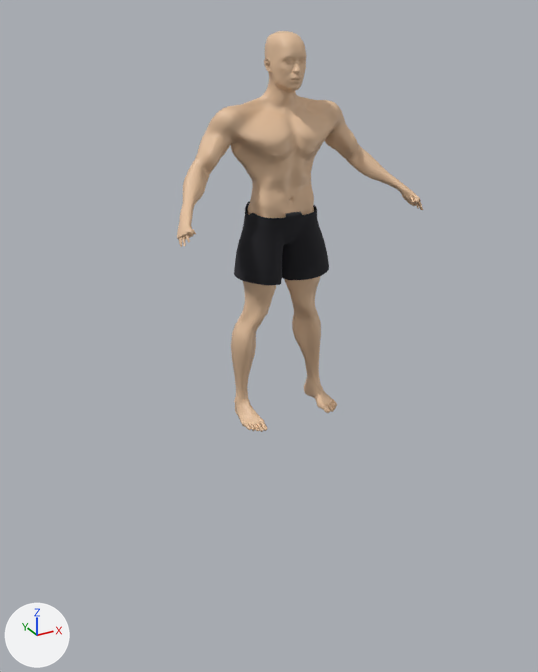
The glTF model ringside.glb, before and after one commit.
Camera for both pictures: a 50 mm camera at (-1.68, -2.98, 1.89) aimed at (-0.03, 0.03, 0.38). Lighting does not change. The marker at lower left points along +X, +Y and +Z. The picture after the commit comes second. Where no turn or scale is listed for an object, it has been applied to the vertices.

Objects in the first picture: 'Body'.
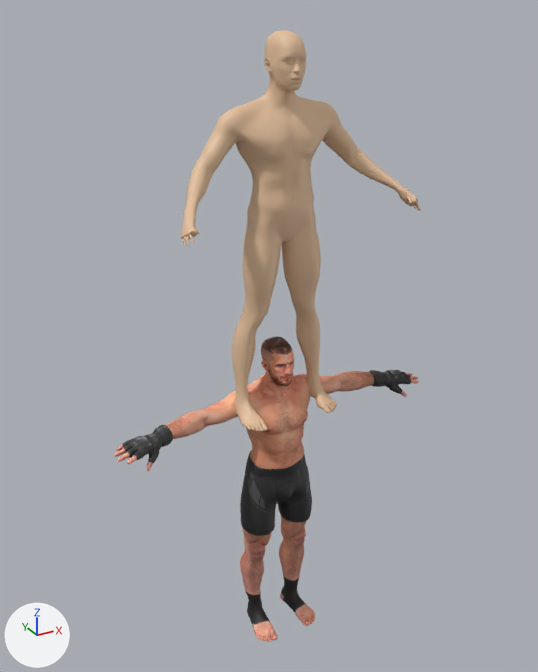
What differs and where, as boxes [x1, y1, x2, y2] in the pictures (538 x 672 px; the box of a moved part takes in the faces that stretch with it):
'Body', reshaped: before [177, 31, 423, 432]; after [181, 30, 421, 432]
'FighterBody', added: after [114, 336, 419, 642]
    faces in mat_skin (picture img_skin): [166, 336, 374, 469]
    faces in mat_legs (picture img_legs): [240, 514, 315, 642]
    faces in mat_shorts (picture img_shorts): [240, 450, 312, 536]
    faces in mat_hands (picture img_hands): [114, 370, 419, 471]
part 1 of me_fighter, moved or reshaped: before [177, 32, 423, 378]; after [181, 31, 421, 377]

Diff of the bpy script that builds the scene:
```diff
--- a/ringside.glb.py
+++ b/ringside.glb.py
@@ img_skin @@
+img_skin = load_image('Skin', '_unpacked/Skin', 1024, 1024, 'sRGB')
@@ img_legs @@
+img_legs = load_image('Legs', '_unpacked/Legs', 1024, 1024, 'sRGB')
@@ img_hands @@
+img_hands = load_image('Hands', '_unpacked/Hands', 1024, 1024, 'sRGB')
@@ mat_skin @@
 mat_skin = principled_material('Skin')
-mat_skin.base_color = (0.78, 0.53, 0.34)  # beige #e5c09e
+mat_skin.texture = img_skin
+mat_skin.roughness = 0.6
@@ mat_skin_001 @@
+mat_skin_001 = principled_material('Skin.001')
+mat_skin_001.base_color = (0.78, 0.53, 0.34)  # beige #e5c09e
@@ mat_legs @@
+mat_legs = principled_material('Legs')
+mat_legs.texture = img_legs
+mat_legs.roughness = 0.6
@@ mat_hands @@
+mat_hands = principled_material('Hands')
+mat_hands.texture = img_hands
+mat_hands.roughness = 0.6
@@ me_fighter @@
 # used by ob_body; location = (0.0, 0.0, 0.0)
-me_fighter.from_pydata(...)  # 15097 vertices, 30028 faces; spans x -0.61..0.61, y -0.33..0.1, z 0.0..1.8
-me_fighter.materials.append(mat_skin)  # beige #e5c09e
-me_fighter.materials.append(mat_shorts)  # dark grey #505055
+me_fighter.from_pydata(...)  # 13524 vertices, 27036 faces; spans x -0.6..0.6, y -0.33..0.1, z 0.0..1.8
+# me_fighter part 1: 309 vertices moved within x -0.6..0.6, y -0.31..0.06, z 0.35..1.59; 6698 vertices removed from x -0.61..0.61, y -0.33..0.1, z 0.28..1.79; 5125 vertices added at x -0.6..0.6, y -0.33..0.09, z 0.28..1.8
+me_fighter.materials.append(mat_skin_001)  # beige #e5c09e
@@ me_mesh_0 @@
+me_mesh_0.from_pydata(...)  # 20230 vertices, 40311 faces; spans x -0.88..0.89, y -0.18..0.16, z -1.43..0.37
+# faces by material slot: [12269, 10844, 5330, 11868]
+me_mesh_0.materials.append(mat_skin)  # picture img_skin
+me_mesh_0.materials.append(mat_legs)  # picture img_legs
+me_mesh_0.materials.append(mat_shorts)  # picture img_shorts
+me_mesh_0.materials.append(mat_hands)  # picture img_hands
@@ ob_fighterbody @@
+ob_fighterbody = bpy.data.objects.new('FighterBody', me_mesh_0)
+ob_fighterbody.location = (0.0, 0.0, 0.0)
```
